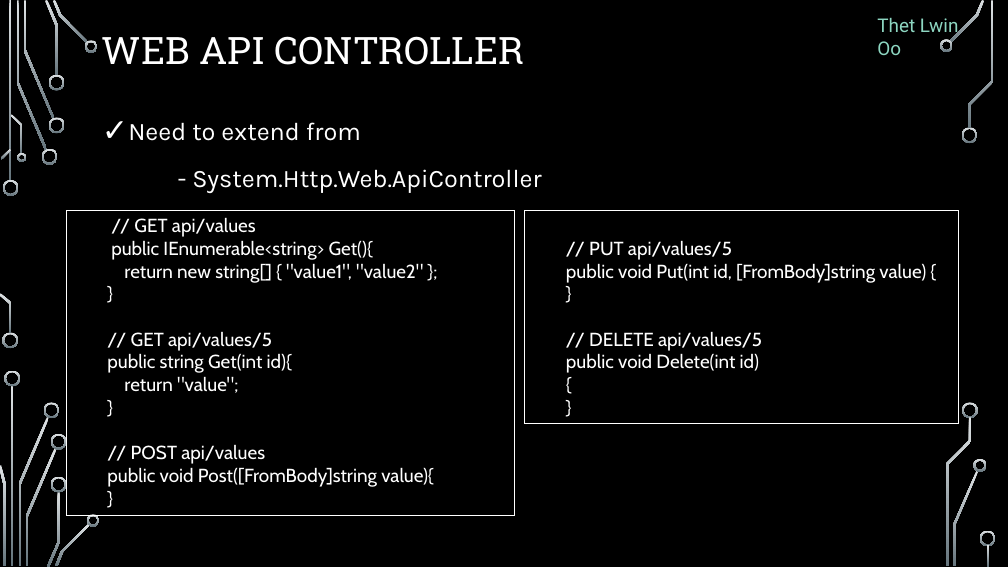
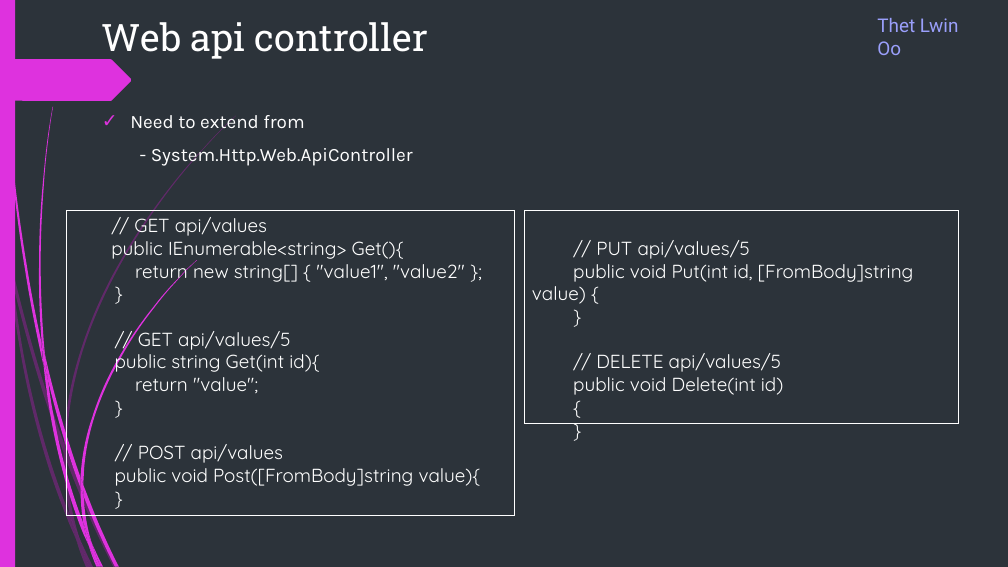
Before and after one commit to ThetLwinOoAam/AspNetMVCTPC1_Doc, a slide deck: slide 5 of AspNetWebApi.pptx. Drawn at 1008x567 pixels with LibreOffice and Linux fonts; fonts in the diff are those of the drawing; background and template pictures are left out. Boxes give left, top, right and bottom in pixels: in the first picture for what was removed or moved away, otherwise in the second. Text is boxed around its words. In the diff, an @@ line names an element or a change of style, - is before the commit and + after.

```diff
--- a/AspNetWebApi.pptx
+++ b/AspNetWebApi.pptx
@@ background picture (left out) to #2C333A @@
@@ rectangle added at (0, 0, 15, 567), fill #DE32DE @@
@@ title "Web api controller" at (102, 22, 428, 61): vertical alignment middle to top @@
@@ title at (102, 22, 428, 61): text changed @@
-WEB API CONTROLLER
+Web api controller
@@ text "Thet Lwin Oo" at (877, 18, 959, 55): text colour #8DD6C1 to #9A9FFB @@
@@ freeform shape added at (0, 59, 132, 101), fill #DE32DE @@
@@ text "Need to extend from" at (130, 115, 413, 167): size 24 to 18 pt; indent changed; line spacing 1.2 to 1 @@
@@ rectangle "// GET api/values" at (66, 210, 514, 516): font Cabin to Quicksand @@
@@ rectangle "// PUT api/values/5" at (525, 210, 959, 424): font Cabin to Quicksand @@
@@ fill gradient #DFE3E5 to #65757D to #DE32DE in 5 elements at (83, 523, 101, 566), (80, 477, 83, 496), (92, 544, 104, 567), (43, 361, 88, 546), (42, 340, 48, 382) @@
@@ freeform shape: place and size @@
-freeform shape at (0, 293, 11, 333)
+freeform shape at (42, 340, 48, 382)
@@ freeform shape: place and size @@
-freeform shape at (18, 417, 48, 566)
+freeform shape at (43, 361, 88, 546)
@@ fill gradient #DFE3E5 to #65757D to #B01CB0 at 40% opacity in 3 elements at (67, 451, 117, 567), (64, 453, 79, 538), (64, 443, 67, 461) @@
@@ freeform shape: place and size @@
-freeform shape at (51, 434, 67, 450)
+freeform shape at (64, 443, 67, 461)
@@ freeform shape: place and size @@
-freeform shape at (47, 492, 60, 567)
+freeform shape at (64, 453, 79, 538)
@@ freeform shape: place and size @@
-freeform shape at (26, 448, 57, 566)
+freeform shape at (67, 451, 117, 567)
@@ freeform shape: place and size @@
-freeform shape at (51, 476, 67, 492)
+freeform shape at (80, 477, 83, 496)
@@ group added at (2, 0, 197, 567): 7 freeform shapes @@
@@ group added at (0, 116, 236, 567): 7 freeform shapes @@
@@ freeform shape: place and size @@
-freeform shape at (55, 523, 90, 566)
+freeform shape at (83, 523, 101, 566)
@@ freeform shape: place and size @@
-freeform shape at (87, 514, 100, 526)
+freeform shape at (92, 544, 104, 567)
@@ group removed at (0, 0, 996, 566): 25 freeform shapes, 3 rectangles @@
```
Also in this commit, not shown: 14 other slides changed, 14 slides added.
